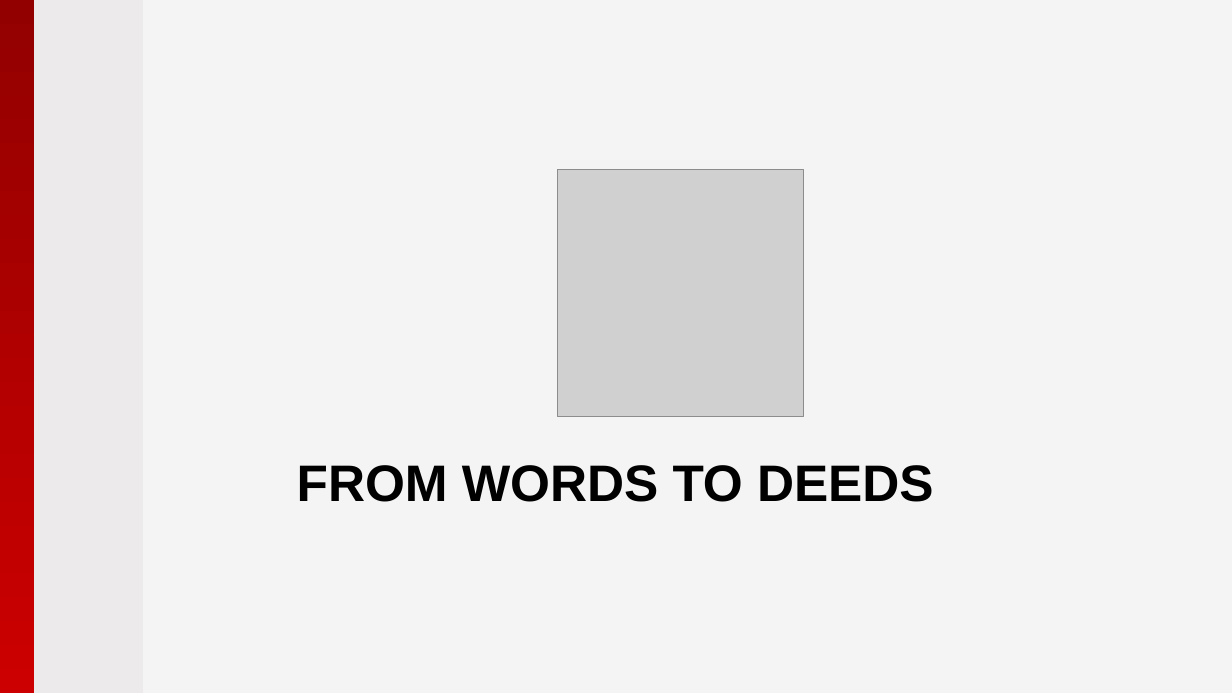
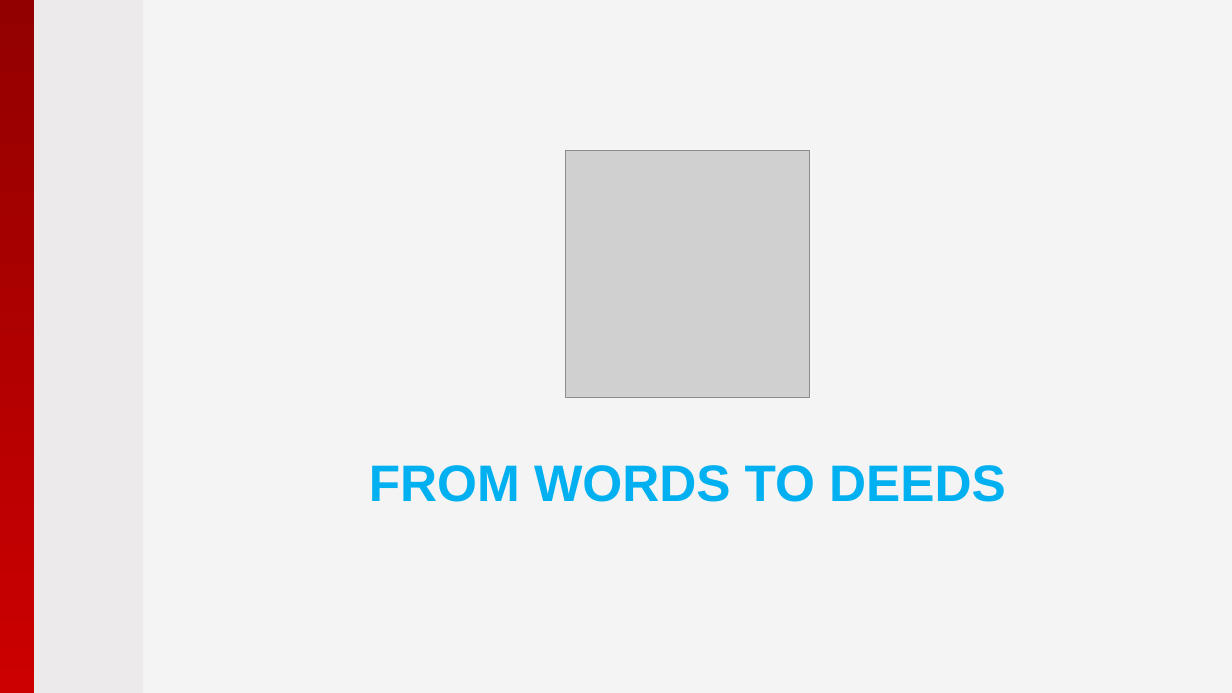
Before and after one commit to pryabov/Hackathon-2015, a slide deck: slide 15 of Presentation/2015 - Microsoft Azure.pptx (slide 14 before the commit). Drawn at 1232x693 pixels with LibreOffice and Linux fonts; fonts in the diff are those of the drawing; grey boxes stand for pictures; background and template pictures are left out. Boxes give left, top, right and bottom in pixels: in the first picture for what was removed or moved away, otherwise in the second. Text is boxed around its words. In the diff, an @@ line names an element or a change of style, - is before the commit and + after.

```diff
--- a/Presentation/2015 - Microsoft Azure.pptx
+++ b/Presentation/2015 - Microsoft Azure.pptx
@@ picture: place and size @@
-picture at bbox=[558, 170, 804, 418]
+picture at bbox=[566, 150, 811, 397]
@@ title "FROM WORDS TO DEEDS": place and size @@
-title "FROM WORDS TO DEEDS" at bbox=[297, 465, 934, 502]
+title "FROM WORDS TO DEEDS" at bbox=[369, 465, 1006, 502]
@@ title "FROM WORDS TO DEEDS" at bbox=[369, 465, 1006, 502]: text colour #000000 to #00B0F0; alignment left to centre @@
```
Also in this commit, not shown: 10 other slides changed, 3 slides added, 9 other files.
